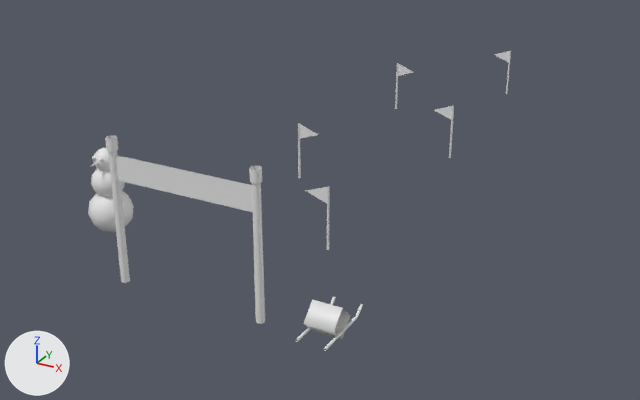
The FBX model Assets/_Pofi/Resources/Env/b_ski_v6/b_ski_v6.fbx: old version first, new version second.
Before and after are seen from a 50 mm camera at (9.38, -11.87, 8.45) aimed at (-0.58, 6.25, -0.61). Arrows for +X, +Y and +Z are at lower left; the lights stay in place. The picture after the commit comes second. Where no turn or scale is listed for an object, it has been applied to the vertices.

The scene before the commit, as lines of its bpy script (objects in view):
```python
me_gate_pole_004 = bpy.data.meshes.new('gate_pole.004')
me_gate_pole_004.from_pydata(...)  # 384 vertices, 425 faces; spans x -3.7..3.3, y -0.6..15.8, z -0.2..2.8
ob_model = bpy.data.objects.new('model', me_gate_pole_004)
ob_model.location = (0.0, 0.0, 0.0)
```
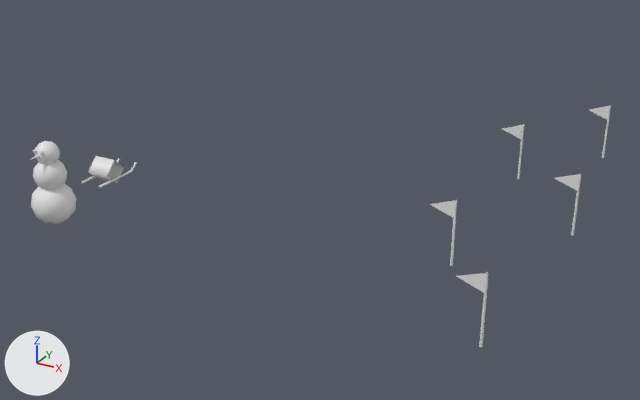
Boxes (x1, y1, x2, y2) around the edits, measured in the pictures (640 x 400 px; the box of a moved part takes in the faces that stretch with it):
```json
{"object": "model", "change": "reshaped", "before": [88, 51, 511, 351], "after": [30, 105, 611, 347], "on screen": "37% wider, 19% shorter"}
{"part": 1, "of": "me_gate_pole_004", "change": "moved or reshaped", "before": [327, 186, 330, 250], "after": [479, 272, 489, 347]}
{"part": 2, "of": "me_gate_pole_004", "change": "moved or reshaped", "before": [306, 187, 327, 203], "after": [456, 273, 487, 293]}
{"part": 3, "of": "me_gate_pole_004", "change": "moved or reshaped", "before": [298, 123, 301, 178], "after": [450, 200, 457, 266]}
{"part": 4, "of": "me_gate_pole_004", "change": "moved or reshaped", "before": [434, 106, 452, 119], "after": [430, 201, 454, 218]}
{"part": 5, "of": "me_gate_pole_004", "change": "moved or reshaped", "before": [449, 106, 454, 158], "after": [571, 174, 581, 236]}
{"part": 6, "of": "me_gate_pole_004", "change": "moved or reshaped", "before": [494, 51, 509, 62], "after": [554, 174, 579, 191]}
{"part": 7, "of": "me_gate_pole_004", "change": "moved or reshaped", "before": [395, 63, 399, 109], "after": [517, 124, 524, 179]}
{"part": 8, "of": "me_gate_pole_004", "change": "added", "after": [503, 125, 522, 139]}
{"part": 9, "of": "me_gate_pole_004", "change": "moved or reshaped", "before": [506, 51, 511, 94], "after": [602, 105, 611, 158]}
{"part": 10, "of": "me_gate_pole_004", "change": "added", "after": [589, 106, 609, 119]}
{"part": 11, "of": "me_gate_pole_004", "change": "moved or reshaped", "before": [88, 191, 134, 232], "after": [31, 183, 76, 224]}
{"part": 12, "of": "me_gate_pole_004", "change": "moved or reshaped", "before": [91, 168, 125, 197], "after": [33, 160, 67, 189]}
{"part": 13, "of": "me_gate_pole_004", "change": "moved or reshaped", "before": [93, 147, 110, 171], "after": [35, 141, 60, 164]}
{"part": 14, "of": "me_gate_pole_004", "change": "moved or reshaped", "before": [295, 296, 336, 342], "after": [81, 158, 120, 184]}
{"part": 15, "of": "me_gate_pole_004", "change": "moved or reshaped", "before": [324, 304, 363, 351], "after": [98, 162, 137, 188]}
{"part": 16, "of": "me_gate_pole_004", "change": "moved or reshaped", "before": [303, 299, 351, 339], "after": [88, 156, 124, 184]}
{"part": 17, "of": "me_gate_pole_004", "change": "deleted", "before": [105, 64, 413, 324]}
```

The change, as JSON lines over the scene's bpy script:
```json
{"block": "me_gate_pole_004", "where": "# used by ob_model"}
{"op": "remove", "block": "me_gate_pole_004", "code": "me_gate_pole_004.from_pydata(...)  # 384 vertices, 425 faces; spans x -3.7..3.3, y -0.6..15.8, z -0.2..2.8"}
{"op": "add", "block": "me_gate_pole_004", "code": "me_gate_pole_004.from_pydata(...)  # 312 vertices, 391 faces; spans x -5.5..5.8, y 0.7..11.4, z -0.1..1.9"}
{"block": "me_gate_pole_004", "change": "me_gate_pole_004 part 1: the loose piece of 12 vertices spanning x 1.4, y 3.0, z -0.1..1.3 is moved by (4.1, -2.0, 0.0)"}
{"block": "me_gate_pole_004", "change": "me_gate_pole_004 part 2: the loose piece of 3 vertices spanning x 0.9..1.4, y 3.0, z 0.9..1.3 is moved by (4.1, -2.0, 0.0)"}
{"block": "me_gate_pole_004", "change": "me_gate_pole_004 part 3: the loose piece of 12 vertices spanning x -1.2..-1.1, y 6.2, z -0.1..1.3 is moved by (5.1, -2.6, 0.0)"}
{"block": "me_gate_pole_004", "change": "me_gate_pole_004 part 4: the loose piece of 3 vertices spanning x 1.1..1.7, y 9.4, z 0.9..1.3 is moved by (2.3, -5.8, 0.0)"}
{"block": "me_gate_pole_004", "change": "me_gate_pole_004 part 5: the loose piece of 12 vertices spanning x 1.6..1.7, y 9.4, z -0.1..1.3 is moved by (4.1, -3.2, 0.0)"}
{"block": "me_gate_pole_004", "change": "me_gate_pole_004 part 6: the loose piece of 3 vertices spanning x 0.6..1.2, y 15.8, z 0.9..1.3 is moved by (4.6, -9.6, 0.0)"}
{"block": "me_gate_pole_004", "change": "me_gate_pole_004 part 7: the loose piece of 12 vertices spanning x -1.4..-1.3, y 12.6, z -0.1..1.3 is moved by (5.1, -3.8, 0.0)"}
{"block": "me_gate_pole_004", "change": "me_gate_pole_004 part 8: the loose piece of 3 vertices spanning x 1.1..1.7, y 9.4, z 0.9..1.3 is copied, and the copy is moved by (2.1, -0.6, 0.0); it spans x 3.2..3.7, y 8.8, z 0.9..1.3"}
{"block": "me_gate_pole_004", "change": "me_gate_pole_004 part 9: the loose piece of 12 vertices spanning x 1.1..1.2, y 15.8, z -0.1..1.3 is moved by (4.1, -4.4, 0.0)"}
{"block": "me_gate_pole_004", "change": "me_gate_pole_004 part 10: the loose piece of 3 vertices spanning x 1.1..1.7, y 9.4, z 0.9..1.3 is copied, and the copy is moved by (3.6, 2.0, 0.0); it spans x 4.7..5.3, y 11.4, z 0.9..1.3"}
{"block": "me_gate_pole_004", "change": "me_gate_pole_004 part 11: the loose piece of 42 vertices spanning x -3.7..-2.7, y 1.0..2.0, z -0.1..0.9 is moved by (-1.4, -0.3, 0.0)"}
{"block": "me_gate_pole_004", "change": "me_gate_pole_004 part 12: the loose piece of 42 vertices spanning x -3.6..-2.8, y 1.1..1.9, z 0.7..1.5 is moved by (-1.4, -0.3, 0.0)"}
{"block": "me_gate_pole_004", "change": "me_gate_pole_004 part 13: the loose piece of 42 vertices spanning x -3.5..-2.9, y 1.2..1.8, z 1.3..1.9 is moved by (-1.4, -0.3, 0.0)"}
{"block": "me_gate_pole_004", "change": "me_gate_pole_004 part 14: the loose piece of 18 vertices spanning x 2.7..2.8, y -0.6..0.8, z 0.0..0.2 is moved by (-8.2, 3.6, 0.0)"}
{"block": "me_gate_pole_004", "change": "me_gate_pole_004 part 15: the loose piece of 18 vertices spanning x 3.2..3.3, y -0.6..0.8, z 0.0..0.2 is moved by (-8.2, 3.6, 0.0)"}
{"block": "me_gate_pole_004", "change": "me_gate_pole_004 part 16: the loose piece of 8 vertices spanning x 2.7..3.3, y -0.3..0.3, z -0.1..0.6 is moved by (-8.2, 3.6, 0.0)"}
{"block": "me_gate_pole_004", "change": "me_gate_pole_004 part 17: 10 loose pieces with 84 vertices, spanning x -1.7..1.7, y -0.1..12.6, z -0.2..2.8, are deleted"}
{"block": "me_gate_pole_004", "change": "other edits to the shape of me_gate_pole_004 do not show in these pictures"}
```
